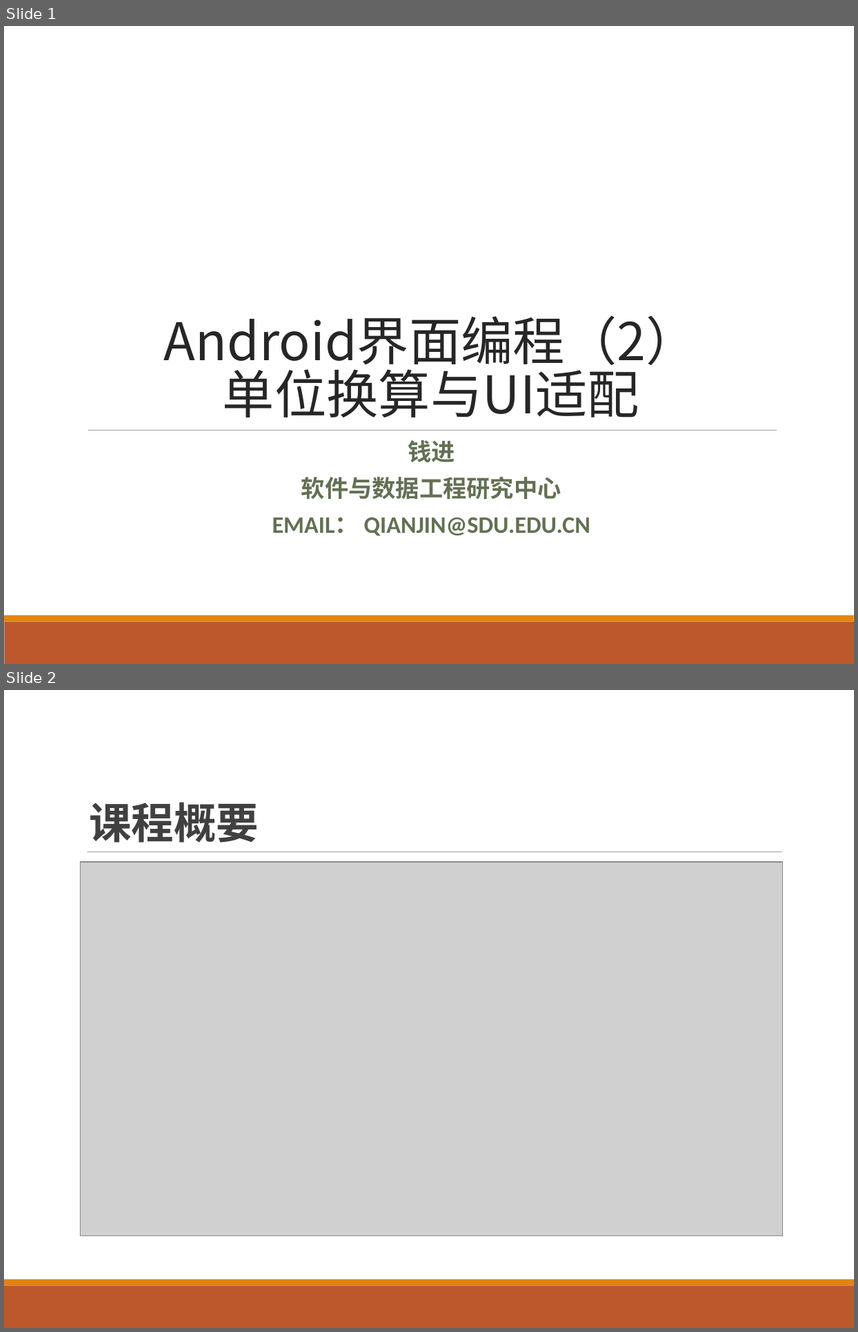
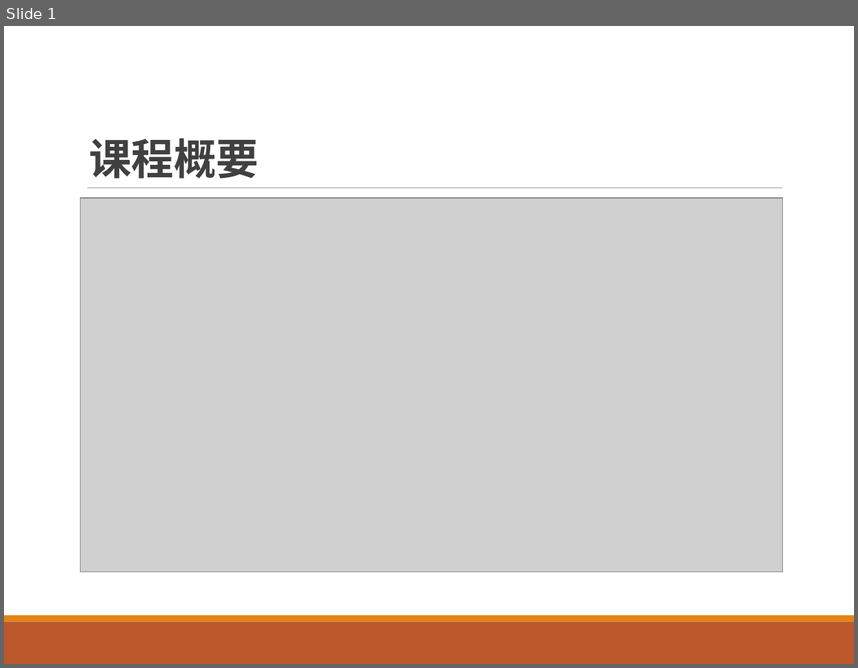
Before and after one commit to qianjin-sdu/PPT, a slide deck: 5.Android界面编程(2)单位换算与UI适配.ppt. Shown one above the other, each under a label of ours: slides 1 and 2 before the commit, slide 1 after it. The pictures are 858x1332 and 858x668 pixels, drawn with LibreOffice and Linux fonts; fonts in the diff are those of the drawing; grey boxes stand for pictures. Boxes give left, top, right and bottom in pixels: in the first picture for what was removed or moved away, otherwise in the second. Text is boxed around its words. In the diff, an @@ line names an element or a change of style, - is before the commit and + after.

Commit message:
modify slice 5

```diff
--- a/5.Android界面编程(2)单位换算与UI适配.ppt
+++ b/5.Android界面编程(2)单位换算与UI适配.ppt
@@ slide 1 removed at (4,26,854,664), background #FFFFFF; not listed: 2 template elements that a slide beside it also shows @@
@@ title removed at (164,315,698,417) @@
-Android界面编程（2）
-单位换算与UI适配
@@ line removed from (88, 430) to (777, 430) @@
@@ subtitle removed at (272,440,590,536) @@
-钱进
-软件与数据工程研究中心
-EMAIL： QIANJIN@SDU.EDU.CN
@@ what was slide 2 is now slide 1 @@
```
